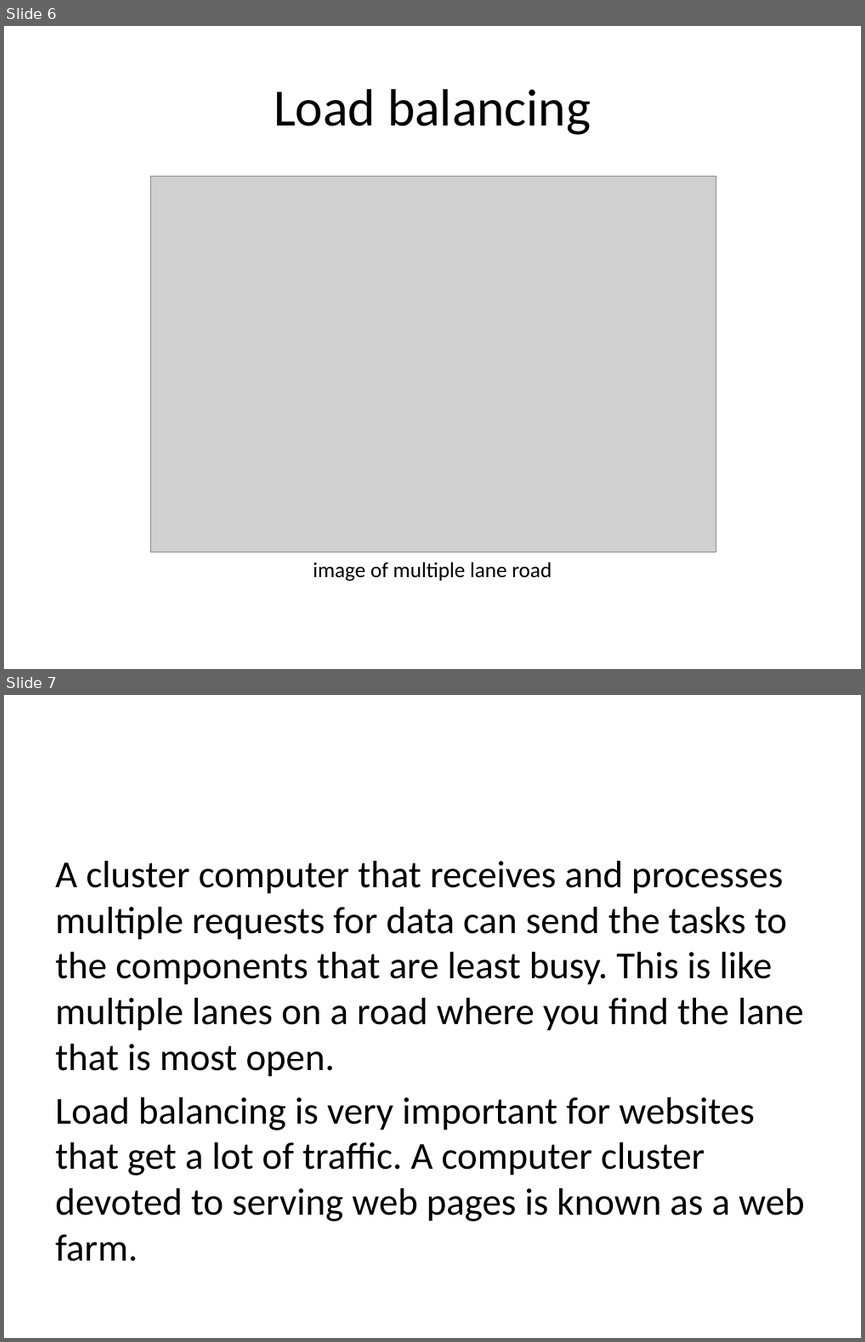
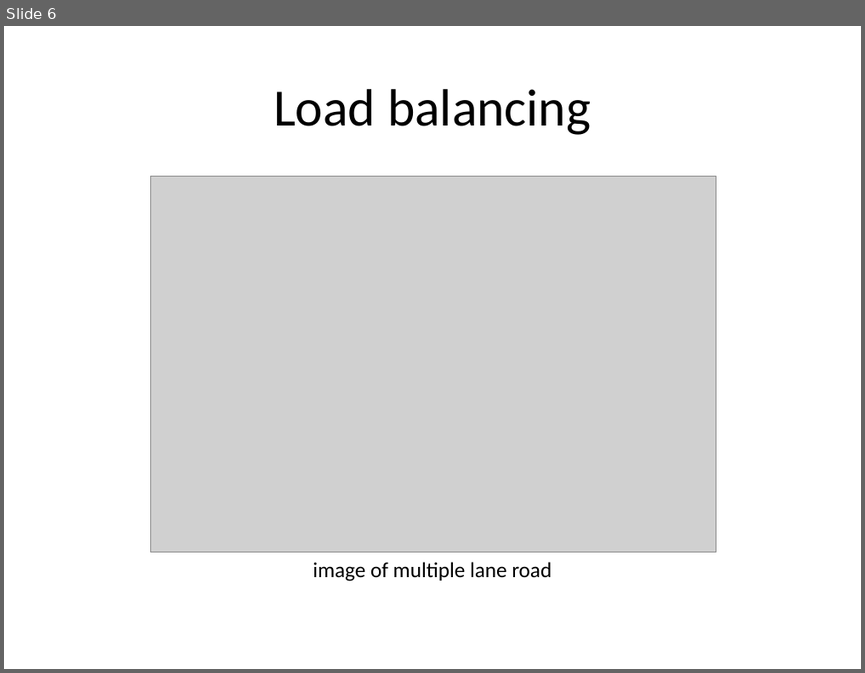
Before and after one commit to pmean/cluster-computing, a slide deck: introduction.pptx. Shown one above the other, each under a label of ours: slides 6 and 7 before the commit, slide 6 after it. The pictures are 865x1342 and 865x673 pixels, drawn with LibreOffice and Linux fonts; fonts in the diff are those of the drawing; grey boxes stand for pictures. Boxes give left, top, right and bottom in pixels: in the first picture for what was removed or moved away, otherwise in the second. Text is boxed around its words. In the diff, an @@ line names an element or a change of style, - is before the commit and + after.

```diff
--- a/introduction.pptx
+++ b/introduction.pptx
@@ slide 7 removed at (4,695,861,1338), background #FFFFFF @@
@@ text removed at (55,861,805,1261) @@
-A cluster computer that receives and processes multiple requests for data can send the tasks to the components that are least busy. This is like multiple lanes on a road where you find the lane that is most open.
-Load balancing is very important for websites that get a lot of traffic. A computer cluster devoted to serving web pages is known as a web farm.
```
Also in this commit, not shown: 1 slide added, 3 other files.
